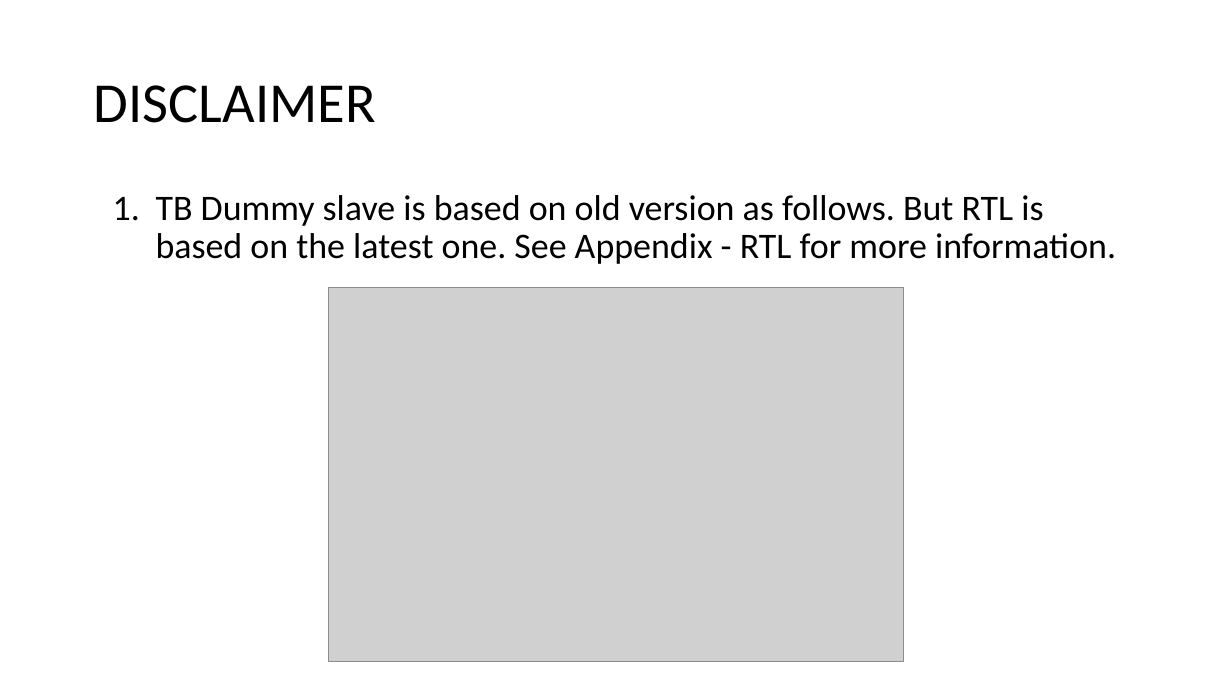
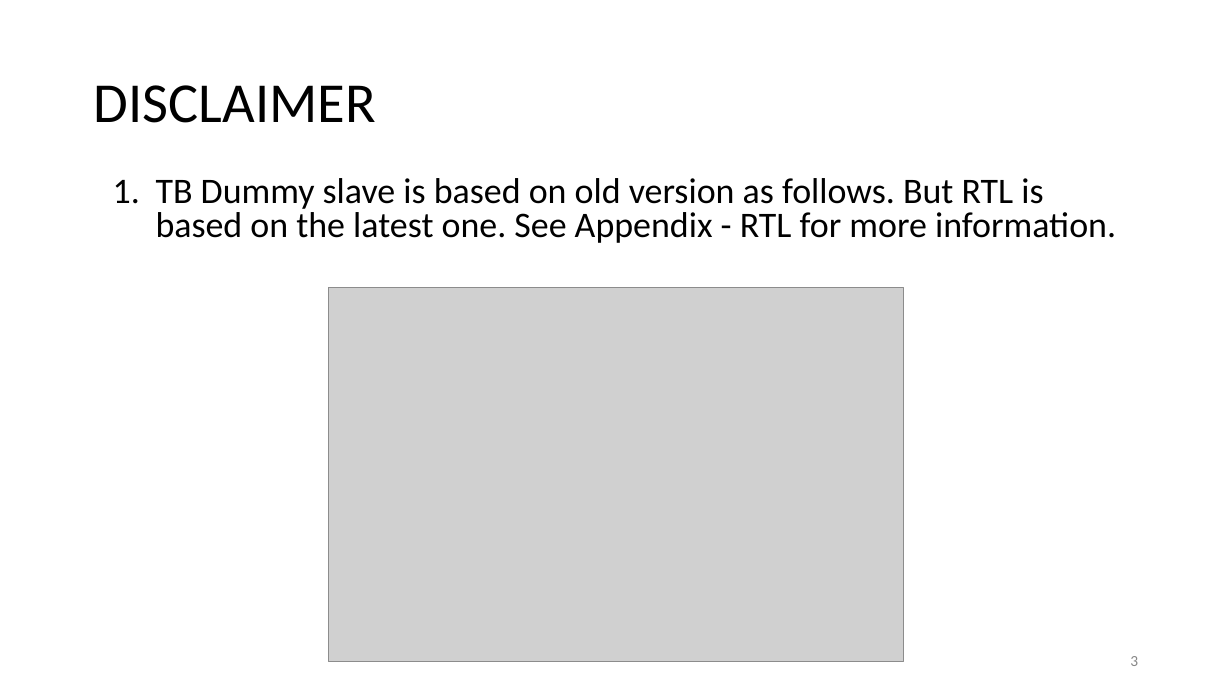
Before and after one commit to yongyw123/spi_uvm, a slide deck: slide 3 of doc/slide.pptx. Drawn at 1232x693 pixels with LibreOffice and Linux fonts; fonts in the diff are those of the drawing; grey boxes stand for pictures. Boxes give left, top, right and bottom in pixels: in the first picture for what was removed or moved away, otherwise in the second. Text is boxed around its words. In the diff, an @@ line names an element or a change of style, - is before the commit and + after.

```diff
--- a/doc/slide.pptx
+++ b/doc/slide.pptx
@@ text "TB Dummy slave is based ...": place and size @@
-text "TB Dummy slave is based ..." at [156,195,1116,264]
+text "TB Dummy slave is based ..." at [156,178,1116,243]
@@ text "TB Dummy slave is based ..." at [156,178,1116,243]: line spacing 0.9 to 0.8 @@
@@ page number added at [1130,656,1138,666], 9 pt, text #888888 @@
+3
```
Also in this commit, not shown: 10 other slides changed, 4 slides added.
